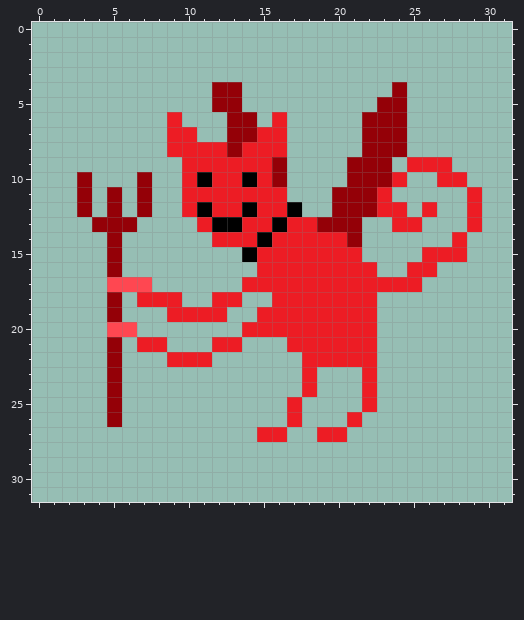
A pixel-art sprite gets an edit: assets/diablillo.png. The picture above is the old version.
The file is 32x32 pixels. Colours within 5 levels of each other are drawn and written as one.
After:
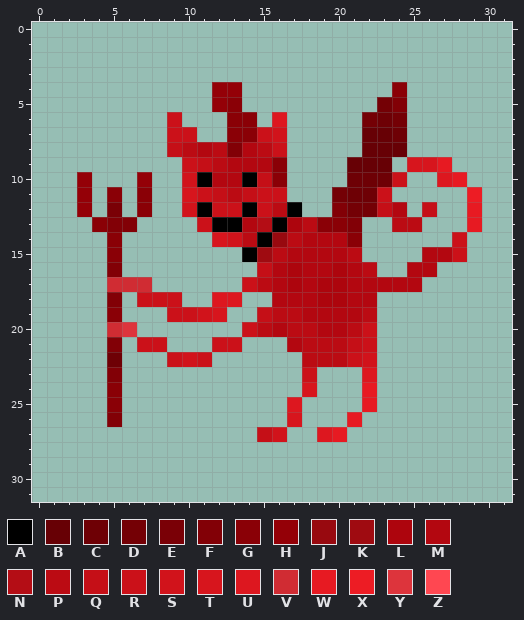
Palette (. is transparent): A #000000  B #670005  C #6e0005  D #740005  E #7a0006  F #820006  G #8a0006  H #940007  J #98090f  K #9f0b11  L #ad050d  M #b30710  N #b40d15  P #bb0b13  Q #c50f17  R #cb1119  S #d1131b  T #d7151d  U #dd171f  V #d02c33  W #e71a22  X #ed1c24  Y #dd343c  Z #ff4751
Change:
@@ x 0..31 @@
  3 ................................
- 4 ............HH..........H.......
- 5 ............HH.........HH.......
- 6 .........X...HH.X.....HHH.......
- 7 .........XX..HHXX.....HHH.......
- 8 .........XXXXHXXX.....HHH.......
- 9 ..........XXXXXXH....HHH.XXX....
-10 ...H...H..XAXXAXH....HHHX..XX...
-11 ...H.H.H..XXXXXXX...HHHX.....X..
-12 ...H.H.H..XAXXAXXA..HHHXX.X..X..
-13 ....HHH....XAAXXAXXHHH..XX...X..
-14 .....H......XXXAXXXXXH......X...
-15 .....H........AXXXXXXX....XXX...
-16 .....H.........XXXXXXXX..XX.....
-17 .....ZZZ......XXXXXXXXXXXX......
-18 .....H.XXX..XX..XXXXXXX.........
-19 .....H...XXXX..XXXXXXXX.........
-20 .....ZZ.......XXXXXXXXX.........
-21 .....H.XX...XX...XXXXXX.........
-22 .....H...XXX......XXXXX.........
-23 .....H............X...X.........
-24 .....H............X...X.........
-25 .....H...........X....X.........
-26 .....H...........X...X..........
-27 ...............XX..XX...........
+ 4 ............HH..........G.......
+ 5 ............HG.........DF.......
+ 6 .........R...GG.U.....DCD.......
+ 7 .........RR..GGRS.....BBC.......
+ 8 .........QPMPFMPR.....BBB.......
+ 9 ..........RQPMMMG....BBB.TTW....
+10 ...H...H..SAMMAQG....CCCR..UW...
+11 ...H.G.G..TRQPQRR...DCCR.....X..
+12 ...H.E.G..SARRARPA..FDDQM.Q..W..
+13 ....GFF....RAAMNALPGGF..PP...W..
+14 .....G......TSPAJPMMMG......R...
+15 .....G........AKPMMMMP....MMR...
+16 .....F.........QMLMMLMP..MM.....
+17 .....VVV......RPMLMLLMMMMM......
+18 .....F.RRR..UU..MMMLLMM.........
+19 .....G...RRST..QPPMMMMP.........
+20 .....VY.......RPMPPMMPR.........
+21 .....F.RR...RR...MPPPQR.........
+22 .....C...RSR......PPPRS.........
+23 .....F............R...U.........
+24 .....G............T...W.........
+25 .....G...........U....W.........
+26 .....F...........T...W..........
+27 ...............QS..UW...........
 28 ................................
